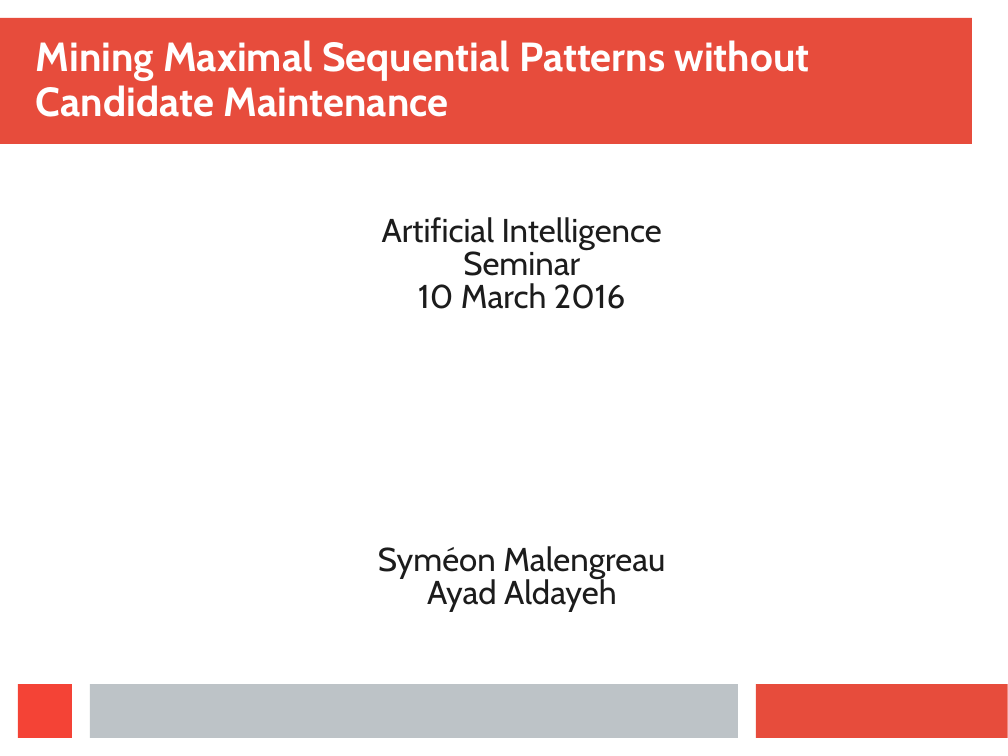
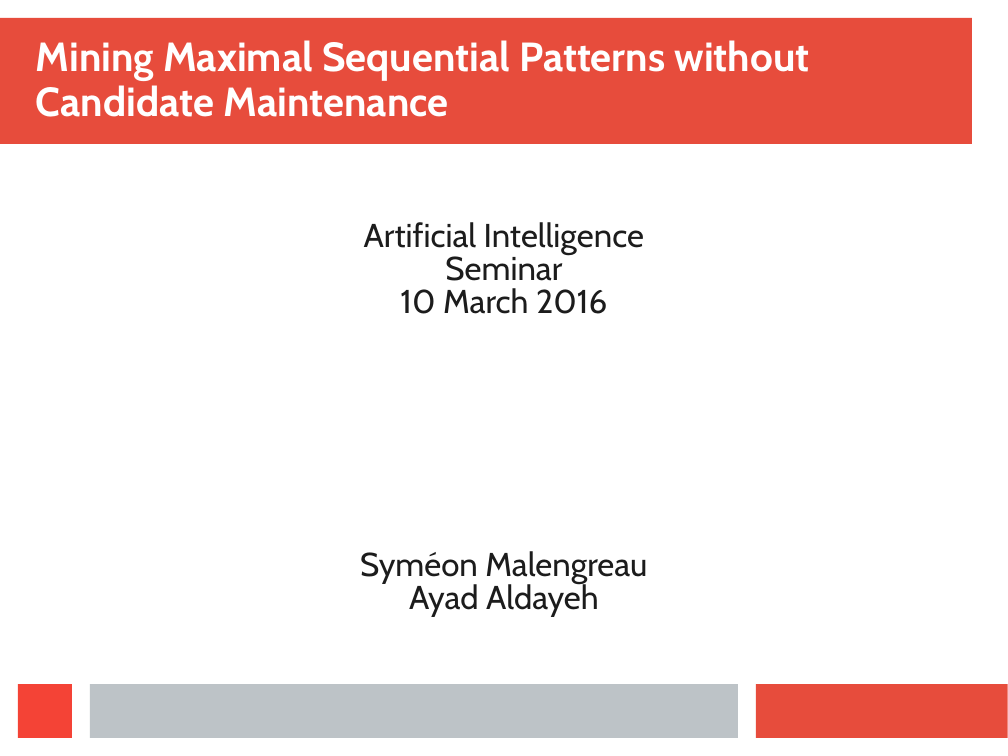
Before and after one commit to Symeon94/iaseminar, a slide deck: slide 1 of presentation/Presentation.ppt. Drawn at 1008x756 pixels with LibreOffice and Linux fonts; fonts in the diff are those of the drawing. Boxes give left, top, right and bottom in pixels: in the first picture for what was removed or moved away, otherwise in the second. Text is boxed around its words. In the diff, an @@ line names an element or a change of style, - is before the commit and + after.

```diff
--- a/presentation/Presentation.ppt
+++ b/presentation/Presentation.ppt
@@ text "Artificial Intelligence Seminar" moved from (x1=378, y1=217, x2=665, y2=611) to (x1=360, y1=222, x2=647, y2=617) @@
```
Also in this commit, not shown: 2 other slides changed, 1 slide added, 3 other files.
